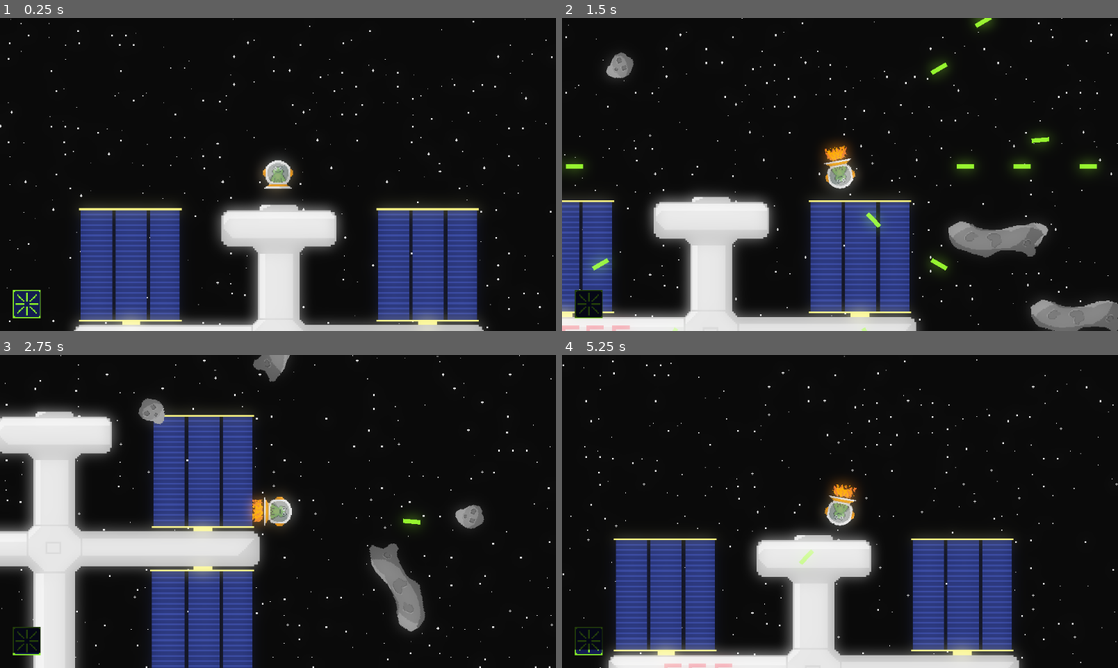
Above: before the commit, frames 1-4 (two rows, left to right).
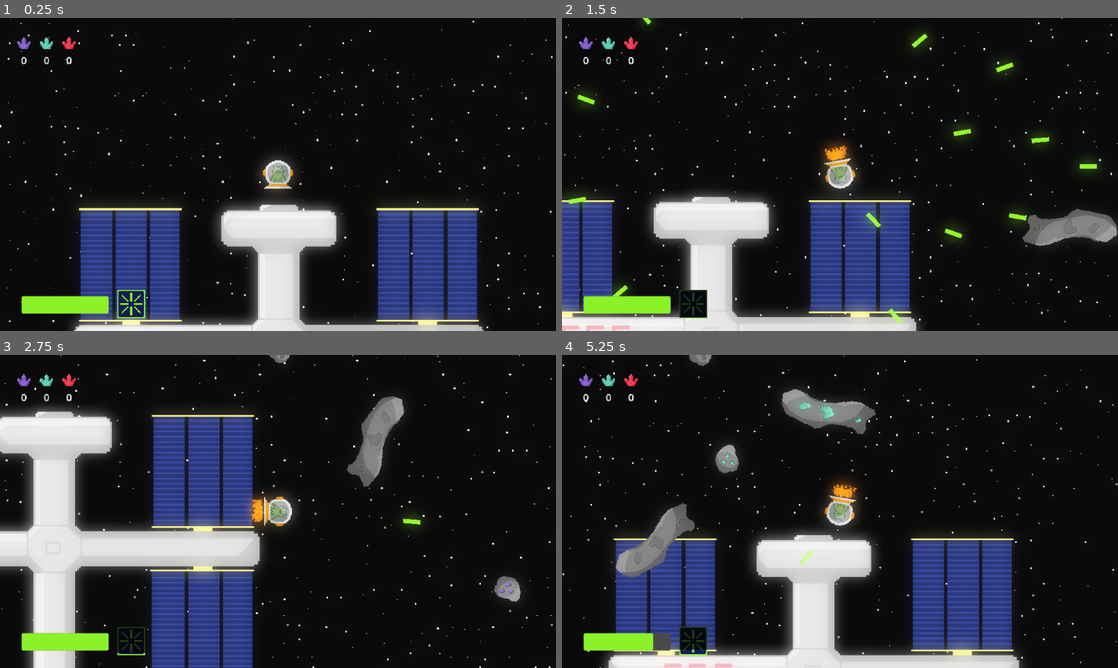
Above: after the commit, the same moments.

Repository: AnejMajnik/astrofrog
Game: Godot game, scene res://scenes/game.tscn
Two runs of this game, one before a commit and one after it. Both use one fixed random seed, a clock stepped at 60 frames per second and the inputs below.
Inputs:
- Up to frame 1 (0.25 s): no input
- Up to frame 2 (1.5 s): tap Enter at 0.5 s; hold D (right) 0.53-1.28 s; tap E (ability) at 0.6 s; tap Space (shoot) at 0.8, 1.35 s; hold S (down) from 1.28 s (still down)
- Up to frame 3 (2.75 s): tap E (ability) at 1.55, 2.1 s; release S (down) at 2.03 s; hold D (right) from 2.03 s (still down); tap Space (shoot) at 2.3 s
- Up to frame 4 (5.25 s): release D (right) at 2.78 s; hold W (up) 2.78-3.53 s; tap Shift (boost) at 2.85 s; tap E (ability) at 3.05, 4.35 s; hold A (left) 3.53-5.03 s; tap Space (shoot) at 3.6, 5.1 s; hold S (down) from 5.03 s (still down)

The runs differ from the first frame. In frame 1, 1.9% of the frame differs, in the area x 2-27%, y 6-96%; in frame 2, 7.7%, in the area x 0-100%, y 0-100%; in frame 3, 5.4%; in frame 4, 4.8%.

Commit message:
Added asteroid variations, materials, and inventory

Diff:
--- a/project.godot
+++ b/project.godot
@@ -32,6 +32,7 @@
 
 folder_colors={
 "res://assets/": "red",
+"res://resources/": "blue",
 "res://scenes/": "yellow",
 "res://scripts/": "green"
 }
--- /dev/null
+++ b/resources/item_amethyst.tres
@@ -0,0 +1,10 @@
+[gd_resource type="Resource" script_class="ItemData" format=3 uid="uid://dv8kjhexwky3r"]
+
+[ext_resource type="Script" uid="uid://cww2u5o327ehm" path="res://resources/item_data.gd" id="1_2536s"]
+[ext_resource type="Texture2D" uid="uid://dqatvbqqr4lf2" path="res://assets/amethyst.png" id="1_mlxhp"]
+
+[resource]
+script = ExtResource("1_2536s")
+display_name = "Amethyst"
+icon = ExtResource("1_mlxhp")
+metadata/_custom_type_script = "uid://cww2u5o327ehm"
--- /dev/null
+++ b/resources/item_data.gd
@@ -0,0 +1,6 @@
+extends Resource
+class_name ItemData
+
+@export var display_name: String
+@export var icon: Texture2D
+@export var max_stack := 999
--- /dev/null
+++ b/resources/item_emerald.tres
@@ -0,0 +1,10 @@
+[gd_resource type="Resource" script_class="ItemData" format=3 uid="uid://c6sag2shd3vwe"]
+
+[ext_resource type="Texture2D" uid="uid://8ya63avywcxo" path="res://assets/emerald.png" id="1_82vvt"]
+[ext_resource type="Script" uid="uid://cww2u5o327ehm" path="res://resources/item_data.gd" id="1_c5k2f"]
+
+[resource]
+script = ExtResource("1_c5k2f")
+display_name = "Emerald"
+icon = ExtResource("1_82vvt")
+metadata/_custom_type_script = "uid://cww2u5o327ehm"
--- /dev/null
+++ b/resources/item_ruby.tres
@@ -0,0 +1,10 @@
+[gd_resource type="Resource" script_class="ItemData" format=3 uid="uid://b4oeursth0cli"]
+
+[ext_resource type="Texture2D" uid="uid://d1vwyfluorw36" path="res://assets/ruby.png" id="1_pls5w"]
+[ext_resource type="Script" uid="uid://cww2u5o327ehm" path="res://resources/item_data.gd" id="1_ytke3"]
+
+[resource]
+script = ExtResource("1_ytke3")
+display_name = "Ruby"
+icon = ExtResource("1_pls5w")
+metadata/_custom_type_script = "uid://cww2u5o327ehm"
--- /dev/null
+++ b/resources/ore_amethyst.tres
@@ -0,0 +1,13 @@
+[gd_resource type="Resource" script_class="OreData" format=3 uid="uid://cejdklas32s4h"]
+
+[ext_resource type="Texture2D" uid="uid://dt7ofcf3aubtd" path="res://assets/asteroid_big_amethyst.png" id="1_lk5kk"]
+[ext_resource type="Script" uid="uid://dwbhyqi040nwn" path="res://resources/ore_data.gd" id="1_ujhsc"]
+[ext_resource type="Resource" uid="uid://dv8kjhexwky3r" path="res://resources/item_amethyst.tres" id="2_n01ub"]
+[ext_resource type="Texture2D" uid="uid://1ps12vjpuiq" path="res://assets/asteroid_amethyst.png" id="3_n01ub"]
+
+[resource]
+script = ExtResource("1_ujhsc")
+small_texture = ExtResource("3_n01ub")
+big_texture = ExtResource("1_lk5kk")
+item = ExtResource("2_n01ub")
+metadata/_custom_type_script = "uid://dwbhyqi040nwn"
--- /dev/null
+++ b/resources/ore_data.gd
@@ -0,0 +1,6 @@
+extends Resource
+class_name OreData
+
+@export var small_texture: Texture2D
+@export var big_texture: Texture2D
+@export var item: ItemData
--- /dev/null
+++ b/resources/ore_emerald.tres
@@ -0,0 +1,13 @@
+[gd_resource type="Resource" script_class="OreData" format=3 uid="uid://d8kkr6f8yunh"]
+
+[ext_resource type="Texture2D" uid="uid://da4gak5gj05t7" path="res://assets/asteroid_big_emeraldt.png" id="1_5h86x"]
+[ext_resource type="Script" uid="uid://dwbhyqi040nwn" path="res://resources/ore_data.gd" id="1_no4t6"]
+[ext_resource type="Resource" uid="uid://c6sag2shd3vwe" path="res://resources/item_emerald.tres" id="2_diw48"]
+[ext_resource type="Texture2D" uid="uid://dpewtmqjbpdma" path="res://assets/asteroid_emerald.png" id="4_nlt4d"]
+
+[resource]
+script = ExtResource("1_no4t6")
+small_texture = ExtResource("4_nlt4d")
+big_texture = ExtResource("1_5h86x")
+item = ExtResource("2_diw48")
+metadata/_custom_type_script = "uid://dwbhyqi040nwn"
--- /dev/null
+++ b/resources/ore_normal.tres
@@ -0,0 +1,11 @@
+[gd_resource type="Resource" script_class="OreData" format=3 uid="uid://bcq2vu7v5d2kr"]
+
+[ext_resource type="Texture2D" uid="uid://yqtugrx7sg4q" path="res://assets/asteroid_big.png" id="1_2xkul"]
+[ext_resource type="Script" uid="uid://dwbhyqi040nwn" path="res://resources/ore_data.gd" id="1_vbucw"]
+[ext_resource type="Texture2D" uid="uid://bc33m74butwh8" path="res://assets/asteroid.png" id="3_qb21x"]
+
+[resource]
+script = ExtResource("1_vbucw")
+small_texture = ExtResource("3_qb21x")
+big_texture = ExtResource("1_2xkul")
+metadata/_custom_type_script = "uid://dwbhyqi040nwn"
--- /dev/null
+++ b/resources/ore_ruby.tres
@@ -0,0 +1,13 @@
+[gd_resource type="Resource" script_class="OreData" format=3 uid="uid://bc0mpm25j4mns"]
+
+[ext_resource type="Script" uid="uid://dwbhyqi040nwn" path="res://resources/ore_data.gd" id="1_31y0h"]
+[ext_resource type="Texture2D" uid="uid://8mj8wk2eojnw" path="res://assets/asteroid_big_ruby.png" id="1_niqar"]
+[ext_resource type="Resource" uid="uid://b4oeursth0cli" path="res://resources/item_ruby.tres" id="2_1cuqo"]
+[ext_resource type="Texture2D" uid="uid://5helcwpmmtb3" path="res://assets/asteroid_ruby.png" id="4_d56n8"]
+
+[resource]
+script = ExtResource("1_31y0h")
+small_texture = ExtResource("4_d56n8")
+big_texture = ExtResource("1_niqar")
+item = ExtResource("2_1cuqo")
+metadata/_custom_type_script = "uid://dwbhyqi040nwn"
--- a/scenes/asteroid_big.tscn
+++ b/scenes/asteroid_big.tscn
@@ -1,6 +1,6 @@
 [gd_scene format=3 uid="uid://by040qg8veiey"]
 
-[ext_resource type="Script" uid="uid://dndbsdm7c1icf" path="res://scripts/asteroid_big.gd" id="1_5y4ff"]
+[ext_resource type="Script" uid="uid://bqodosbmqpj86" path="res://scripts/asteroid.gd" id="1_5y4ff"]
 [ext_resource type="Texture2D" uid="uid://yqtugrx7sg4q" path="res://assets/asteroid_big.png" id="2_e88pg"]
 
 [sub_resource type="CapsuleShape2D" id="CapsuleShape2D_nrent"]
@@ -10,6 +10,11 @@
 [node name="AsteroidBig" type="Area2D" unique_id=2080279659 groups=["asteroid"]]
 collision_layer = 2
 script = ExtResource("1_5y4ff")
+speed = 125
+health = 100
+max_distance = null
+big = true
+drop_amount = 5
 
 [node name="Sprite2D" type="Sprite2D" parent="." unique_id=1808645928]
 texture = ExtResource("2_e88pg")
--- a/scenes/game.tscn
+++ b/scenes/game.tscn
@@ -2,9 +2,14 @@
 
 [ext_resource type="PackedScene" uid="uid://bsl4l6lxm35n8" path="res://scenes/player.tscn" id="1_uwrxv"]
 [ext_resource type="Script" uid="uid://df3gdnuscrw5w" path="res://scripts/game.gd" id="1_yqjtg"]
+[ext_resource type="Script" uid="uid://dwbhyqi040nwn" path="res://resources/ore_data.gd" id="2_0tnpc"]
+[ext_resource type="Resource" uid="uid://bcq2vu7v5d2kr" path="res://resources/ore_normal.tres" id="2_gee14"]
 [ext_resource type="Texture2D" uid="uid://bafph5q00q4nb" path="res://assets/space_tileset.png" id="2_lnu2h"]
+[ext_resource type="Resource" uid="uid://cejdklas32s4h" path="res://resources/ore_amethyst.tres" id="3_0tnpc"]
 [ext_resource type="PackedScene" uid="uid://br75ocsh53afi" path="res://scenes/fss.tscn" id="4_lbhrr"]
+[ext_resource type="Resource" uid="uid://d8kkr6f8yunh" path="res://resources/ore_emerald.tres" id="4_vtaks"]
 [ext_resource type="PackedScene" uid="uid://dv8pdmjopmg03" path="res://scenes/ui.tscn" id="5_iywne"]
+[ext_resource type="Resource" uid="uid://bc0mpm25j4mns" path="res://resources/ore_ruby.tres" id="6_vtaks"]
 
 [sub_resource type="TileSetAtlasSource" id="TileSetAtlasSource_lbhrr"]
 texture = ExtResource("2_lnu2h")
@@ -41,6 +46,11 @@
 
 [node name="Game" type="Node2D" unique_id=1135541275]
 script = ExtResource("1_yqjtg")
+ores = Array[ExtResource("2_0tnpc")]([ExtResource("2_gee14"), ExtResource("3_0tnpc"), ExtResource("4_vtaks"), ExtResource("6_vtaks")])
+ore_normal = ExtResource("2_gee14")
+ore_amethyst = ExtResource("3_0tnpc")
+ore_emerald = ExtResource("4_vtaks")
+ore_ruby = ExtResource("6_vtaks")
 
 [node name="Background" type="TileMapLayer" parent="." unique_id=1268590288]
 tile_set = SubResource("TileSet_nrent")
--- /dev/null
+++ b/scenes/item_slot.tscn
@@ -0,0 +1,20 @@
+[gd_scene format=3 uid="uid://css5lhepu6r2"]
+
+[ext_resource type="Script" uid="uid://biyuoxywvshxd" path="res://scripts/item_slot.gd" id="1_567tv"]
+
+[node name="ItemSlot" type="VBoxContainer" unique_id=624275580]
+offset_right = 40.0
+offset_bottom = 40.0
+script = ExtResource("1_567tv")
+
+[node name="Icon" type="TextureRect" parent="." unique_id=477519355]
+texture_filter = 1
+custom_minimum_size = Vector2(16, 16)
+layout_mode = 2
+expand_mode = 1
+stretch_mode = 5
+
+[node name="Amount" type="Label" parent="." unique_id=1964929536]
+layout_mode = 2
+theme_override_font_sizes/font_size = 12
+horizontal_alignment = 1
--- /dev/null
+++ b/scenes/pickup.tscn
@@ -0,0 +1,14 @@
+[gd_scene format=3 uid="uid://b2hi6ku1e4r7m"]
+
+[ext_resource type="Script" uid="uid://c244t4y4cmw7t" path="res://scripts/pickup.gd" id="1_pg2rt"]
+
+[sub_resource type="CircleShape2D" id="CircleShape2D_nrent"]
+radius = 40.012497
+
+[node name="Pickup" type="Area2D" unique_id=1145747463]
+script = ExtResource("1_pg2rt")
+
+[node name="Sprite2D" type="Sprite2D" parent="." unique_id=1676413501]
+
+[node name="CollisionShape2D" type="CollisionShape2D" parent="." unique_id=1766878083]
+shape = SubResource("CircleShape2D_nrent")
--- a/scenes/player.tscn
+++ b/scenes/player.tscn
@@ -2,6 +2,7 @@
 
 [ext_resource type="Script" uid="uid://61mw4sl3hj1y" path="res://scripts/player.gd" id="1_g2els"]
 [ext_resource type="Texture2D" uid="uid://dr7k1nn6yxs2v" path="res://assets/space_ship.png" id="2_g2els"]
+[ext_resource type="Script" uid="uid://daxttuicdi6s" path="res://scripts/inventory.gd" id="3_qhqgy"]
 
 [sub_resource type="AtlasTexture" id="AtlasTexture_qhqgy"]
 atlas = ExtResource("2_g2els")
@@ -166,5 +167,9 @@
 wait_time = 20.0
 one_shot = true
 
+[node name="Inventory" type="Node" parent="." unique_id=1949461251]
+script = ExtResource("3_qhqgy")
+metadata/_custom_type_script = "uid://daxttuicdi6s"
+
 [connection signal="timeout" from="ShootTimer" to="." method="_on_shoot_timer_timeout"]
 [connection signal="timeout" from="AbilityTimer" to="." method="_on_ability_timer_timeout"]
--- a/scenes/ui.tscn
+++ b/scenes/ui.tscn
@@ -2,10 +2,29 @@
 
 [ext_resource type="Texture2D" uid="uid://cq4f7swlkdfv0" path="res://assets/ability.png" id="1_nt7q6"]
 [ext_resource type="Script" uid="uid://daskm3v5lxbcf" path="res://scripts/ui.gd" id="1_yev5y"]
+[ext_resource type="Script" uid="uid://cww2u5o327ehm" path="res://resources/item_data.gd" id="2_8dubc"]
 [ext_resource type="Script" uid="uid://tn8idc2j16j7" path="res://scenes/ability_icon.gd" id="2_x4jx1"]
+[ext_resource type="Resource" uid="uid://dv8kjhexwky3r" path="res://resources/item_amethyst.tres" id="3_p7vwb"]
+[ext_resource type="Resource" uid="uid://c6sag2shd3vwe" path="res://resources/item_emerald.tres" id="4_ktti3"]
+[ext_resource type="Resource" uid="uid://b4oeursth0cli" path="res://resources/item_ruby.tres" id="5_p7vwb"]
+
+[sub_resource type="StyleBoxFlat" id="StyleBoxFlat_yev5y"]
+bg_color = Color(0.29219002, 0.29219005, 0.29218993, 1)
+corner_radius_top_left = 2
+corner_radius_top_right = 2
+corner_radius_bottom_right = 2
+corner_radius_bottom_left = 2
+
+[sub_resource type="StyleBoxFlat" id="StyleBoxFlat_gdt2y"]
+bg_color = Color(0.54901963, 0.9529412, 0.16470589, 1)
+corner_radius_top_left = 2
+corner_radius_top_right = 2
+corner_radius_bottom_right = 2
+corner_radius_bottom_left = 2
 
 [node name="UI" type="CanvasLayer" unique_id=1698748013]
 script = ExtResource("1_yev5y")
+tracked_items = Array[ExtResource("2_8dubc")]([ExtResource("3_p7vwb"), ExtResource("4_ktti3"), ExtResource("5_p7vwb")])
 
 [node name="Control" type="Control" parent="." unique_id=580511040]
 layout_mode = 3
@@ -15,14 +34,28 @@
 grow_horizontal = 2
 grow_vertical = 2
 
+[node name="HealthBar" type="ProgressBar" parent="Control" unique_id=1199456640]
+layout_mode = 1
+anchors_preset = 2
+anchor_top = 1.0
+anchor_bottom = 1.0
+offset_left = 25.0
+offset_top = -40.0
+offset_right = 125.0
+offset_bottom = -20.0
+grow_vertical = 0
+theme_override_styles/background = SubResource("StyleBoxFlat_yev5y")
+theme_override_styles/fill = SubResource("StyleBoxFlat_gdt2y")
+show_percentage = false
+
 [node name="AbilityIcon" type="TextureProgressBar" parent="Control" unique_id=1338309398]
 layout_mode = 1
 anchors_preset = 2
 anchor_top = 1.0
 anchor_bottom = 1.0
-offset_left = 15.0
+offset_left = 135.0
 offset_top = -47.0
-offset_right = 47.0
+offset_right = 167.0
 offset_bottom = -15.0
 grow_vertical = 0
 max_value = 1.0
@@ -33,3 +66,11 @@
 texture_progress = ExtResource("1_nt7q6")
 tint_under = Color(0.2592937, 0.2592937, 0.25929365, 1)
 script = ExtResource("2_x4jx1")
+
+[node name="ItemsBar" type="HBoxContainer" parent="Control" unique_id=347977703]
+layout_mode = 1
+offset_left = 20.0
+offset_top = 20.0
+offset_right = 60.0
+offset_bottom = 60.0
+theme_override_constants/separation = 10
--- a/scripts/asteroid.gd
+++ b/scripts/asteroid.gd
@@ -1,17 +1,23 @@
 extends Area2D
 
 var direction = 0
-@export var speed = 175
 const damage = 1
 var velocity: Vector2
-var health = 50
 
+@export var speed = 175
+@export var health = 50
 @export var max_distance := 2000
+@export var ore: OreData
+@export var big := false
+@export var drop_amount := 2
 
 @onready var player = Autoload.player_node
 var rotation_amount
 
+const PICKUP_SCENE := preload("res://scenes/pickup.tscn")
+
 func _ready() -> void:
+	$Sprite2D.texture = ore.big_texture if big else ore.small_texture
 	direction = Vector2(randf_range(-1.0, 1.0), randf_range(-1.0, 1.0))
 	velocity = direction * speed
 	rotation_amount = randf_range(0.5, 4.0) * [-1, 1].pick_random()
@@ -21,6 +27,13 @@
 	health -= damage
 
 	if health <= 0:
+		if ore.item:
+			for i in drop_amount:
+				var pickup = PICKUP_SCENE.instantiate()
+				pickup.item = ore.item
+				pickup.amount = 1
+				pickup.global_position = global_position + Vector2.from_angle(randf_range(0.0, TAU)) * randf_range(5.0, 25.0)
+				get_tree().current_scene.call_deferred("add_child", pickup)
 		queue_free()
 
 func _physics_process(delta: float) -> void:
--- a/scripts/asteroid_big.gd
+++ /dev/null
@@ -1,38 +0,0 @@
-extends Area2D
-
-var direction = 0
-@export var speed = 125
-const damage = 1
-var velocity: Vector2
-var health = 100
-
-@export var max_distance := 2000
-
-@onready var player = Autoload.player_node
-var rotation_amount
-
-func _ready() -> void:
-	direction = Vector2(randf_range(-1.0, 1.0), randf_range(-1.0, 1.0))
-	velocity = direction * speed
-	rotation_amount = randf_range(0.5, 4.0) * [-1, 1].pick_random()
-	rotation = randf_range(0.0, TAU)
-
-func take_damage(damage: int) -> void:
-	health -= damage
-
-	if health <= 0:
-		queue_free()
-
-func _physics_process(delta: float) -> void:
-	for body in get_overlapping_bodies():
-		if body.is_in_group("player"):
-			body.take_damage(damage)
-			queue_free()
-		elif body.is_in_group("fss"):
-			queue_free()
-
-	rotation += rotation_amount * delta
-
-	position += velocity * delta
-	if global_position.distance_to(player.global_position) > max_distance:
-		queue_free()
--- a/scripts/game.gd
+++ b/scripts/game.gd
@@ -12,6 +12,12 @@
 @onready var asteroid_spawn_timer: Timer = $AsteroidSpawnTimer
 @onready var ui: CanvasLayer = $UI
 @onready var player: CharacterBody2D = $Player
+
+@export var ores: Array[OreData]
+@export var ore_normal: OreData
+@export var ore_amethyst: OreData
+@export var ore_emerald: OreData
+@export var ore_ruby: OreData
 
 var tile_options: Array[Vector2i] = []
 
@@ -38,15 +44,30 @@
 	build_map()
 	spawn_asteroids(25, true)
 	ui.setup_ability(player.ability_timer)
+	player.health_changed.connect(ui.set_health)
+	player.died.connect(_on_player_died)
 	asteroid_spawn_timer.start()
+	ui.set_health(player.health, player.max_health)
+	ui.setup_inventory(player.inventory)
+
+func _on_player_died() -> void:
+	print("game_over")
+
+func pick_ore() -> OreData:
+	var roll := randf()
+	if roll < 0.85:
+		return ore_normal
+	elif roll < 0.9:
+		return ore_amethyst
+	elif roll < 0.95:
+		return ore_emerald
+	else:
+		return ore_ruby
 
 func spawn_asteroids(count: int, offscreen: bool = true):
 	for i in count:
-		var instance
-		if randf_range(-1, 1) < 0.75:
-			instance = asteroid.instantiate()
-		else:
-			instance = asteroid_big.instantiate()
+		var instance = (asteroid if randf() < 0.75 else asteroid_big).instantiate()
+		instance.ore = pick_ore()
 
 		if offscreen:
 			instance.position = get_offscreen_position()
@@ -60,5 +81,5 @@
 	return rect.get_center() + Vector2.from_angle(randf_range(0.0, TAU)) * radius
 
 func _on_asteroid_spawn_timer_timeout() -> void:
-	spawn_asteroids(5)
+	spawn_asteroids(7)
 	asteroid_spawn_timer.start()
--- /dev/null
+++ b/scripts/inventory.gd
@@ -0,0 +1,21 @@
+extends Node
+class_name Inventory
+
+signal changed(item: ItemData, new_amount: int)
+
+var items: Dictionary = {}
+
+func add(item: ItemData, amount: int) -> void:
+	var total: int = mini(items.get(item, 0) + amount, item.max_stack)
+	items[item] = total
+	changed.emit(item, total)
+
+func remove(item: ItemData, amount: int) -> bool:
+	if items.get(item, 0) < amount:
+		return false
+	items[item] -= amount
+	changed.emit(item, items[item])
+	return true
+
+func get_amount(item: ItemData) -> int:
+	return items.get(item, 0)
--- /dev/null
+++ b/scripts/item_slot.gd
@@ -0,0 +1,11 @@
+extends VBoxContainer
+
+@onready var icon: TextureRect = $Icon
+@onready var amount: Label = $Amount
+
+func setup(item: ItemData) -> void:
+	icon.texture = item.icon
+	set_amount(0)
+
+func set_amount(n: int) -> void:
+	amount.text = str(n)
--- /dev/null
+++ b/scripts/pickup.gd
@@ -0,0 +1,13 @@
+extends Area2D
+
+var item: ItemData
+var amount := 1
+
+func _ready() -> void:
+	$Sprite2D.texture = item.icon
+	body_entered.connect(_on_body_entered)
+
+func _on_body_entered(body: Node2D) -> void:
+	if body.is_in_group("player"):
+		body.inventory.add(item, amount)
+		queue_free()
--- a/scripts/player.gd
+++ b/scripts/player.gd
@@ -8,22 +8,32 @@
 @onready var animation_player: AnimationPlayer = $AnimationPlayer
 @onready var shoot_timer: Timer = $ShootTimer
 @onready var ability_timer: Timer = $AbilityTimer
+@onready var inventory: Inventory = $Inventory
 
 var max_health = 5
-var health = max_health
+var health
 var bullet = preload("res://scenes/laser_bullet.tscn")
 var can_shoot: bool = true
 var can_ability: bool = true
 
 var character_direction: Vector2
 
+signal health_changed(current: int, maximum: int)
+signal died
+
 func _ready() -> void:
 	Autoload.player_node = self
+	health = max_health
 
 func take_damage(dmg: int) -> void:
-	health -= dmg
+	if health <= 0:
+		return
 
-	if health <= 0:
+	health = clampi(health - dmg, 0, max_health)
+	health_changed.emit(health, max_health)
+
+	if health == 0:
+		died.emit()
 		print("ded")
 
 func shoot() -> void:
@@ -37,16 +47,16 @@
 func shoot_ability() -> void:
 	can_ability = false
 	for wave in 3:
-		laser_ring(12)
+		laser_ring(12, wave * TAU / 36)
 		await get_tree().create_timer(0.2).timeout
 
 	ability_timer.start()
 
-func laser_ring(count: int) -> void:
+func laser_ring(count: int, offset := 0.0) -> void:
 	for i in count:
 		var instance = bullet.instantiate()
 		instance.global_position = global_position
-		instance.rotation = i * TAU / count
+		instance.rotation = offset + i * TAU / count
 		get_tree().current_scene.add_child(instance)
 
 func _physics_process(delta: float) -> void:
--- a/scripts/ui.gd
+++ b/scripts/ui.gd
@@ -1,6 +1,33 @@
 extends CanvasLayer
 
+const SLOT_SCENE := preload("res://scenes/item_slot.tscn")
+
 @onready var ability_icon: TextureProgressBar = $Control/AbilityIcon
+@onready var health_bar: ProgressBar = $Control/HealthBar
+@onready var items_bar: HBoxContainer = $Control/ItemsBar
+
+@export var tracked_items: Array[ItemData]
+
+var slots: Dictionary = {}
+
+func _ready() -> void:
+	for item in tracked_items:
+		var slot = SLOT_SCENE.instantiate()
+		items_bar.add_child(slot)
+		slot.setup(item)
+		slots[item] = slot
+
+func setup_inventory(inventory: Inventory) -> void:
+	inventory.changed.connect(_on_inventory_changed)
+
+func set_health(current: int, maximum: int) -> void:
+	print(current, "/", maximum)
+	health_bar.max_value = maximum
+	health_bar.value = current
 
 func setup_ability(timer: Timer) -> void:
 	ability_icon.setup(timer)
+
+func _on_inventory_changed(item: ItemData, amount: int) -> void:
+	if slots.has(item):
+		slots[item].set_amount(amount)
Binary file added: assets/amethyst.png
Not shown, added: assets/amethyst.png.import
Binary file added: assets/asteroid_amethyst.png
Not shown, added: assets/asteroid_amethyst.png.import
Binary file added: assets/asteroid_big_amethyst.png
Not shown, added: assets/asteroid_big_amethyst.png.import
Binary file added: assets/asteroid_big_emeraldt.png
Not shown, added: assets/asteroid_big_emeraldt.png.import
Binary file added: assets/asteroid_big_ruby.png
Not shown, added: assets/asteroid_big_ruby.png.import
Binary file added: assets/asteroid_emerald.png
Not shown, added: assets/asteroid_emerald.png.import
(and 12 more such lines)
